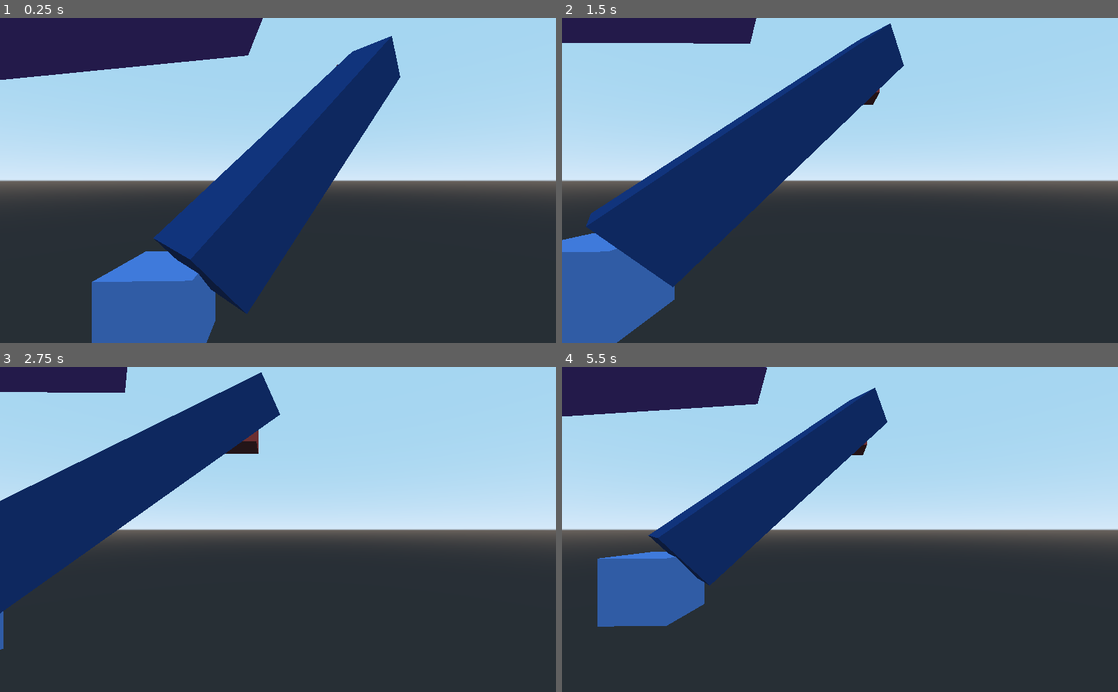
Above: before the commit, frames 1-4 (two rows, left to right).
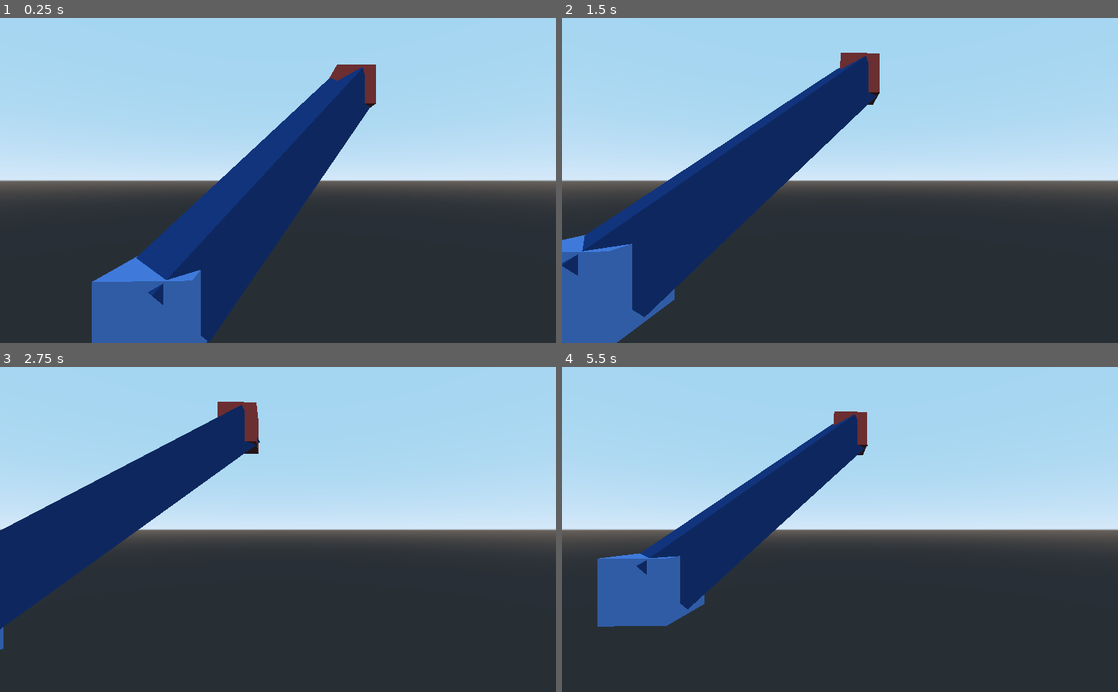
Above: after the commit, the same moments.

Repository: aarongerbrandt/CSC303_FinalProject
Game: Godot game, scene res://3DPointTest.tscn
Two runs of this game, one before a commit and one after it. Both use one fixed random seed, a clock stepped at 60 frames per second and the inputs below.
Inputs (mouse positions are in pixels of both pictures, inside the frame that each line leads up to):
- Up to frame 1 (0.25 s): no input
- Up to frame 2 (1.5 s): tap Enter at 0.5 s; move the mouse to (962, 164) at 0.52 s; hold D 0.53-1.25 s; tap Q at 0.6 s; click (962, 164) at 0.67 s; drag from (728, 196) to (812, 245) at 1.27 s
- Up to frame 3 (2.75 s): tap Space at 2 s; move the mouse to (333, 458) at 2.02 s; hold D from 2.03 s (still down); tap Shift at 2.1 s
- Up to frame 4 (5.5 s): release D at 2.75 s; drag from (812, 594) to (673, 480) at 2.77 s; tap Enter at 3.5 s; move the mouse to (1006, 578) at 3.52 s; hold A 3.53-4.25 s; tap Q at 3.6 s; drag from (673, 480) to (756, 448) at 4.27 s; tap Space at 5 s; move the mouse to (867, 529) at 5.02 s; hold S from 5.03 s (still down); tap Shift at 5.1 s; click (867, 529) at 5.17 s

The runs differ from the first frame. In frame 1, 12% of the frame differs, in the area x 0-72%, y 0-100%; in frame 2, 9.1%; in frame 3, 8.2%; in frame 4, 8.8%.

Commit message:
create example bridge scene

Diff:
--- a/3DPointTest.gd
+++ b/3DPointTest.gd
@@ -55,31 +55,32 @@
 	return (p1 + p2) / 2
 
 func drawBridge(p1: Vector3, p2: Vector3) -> void:
-	var meshInstance = MeshInstance.new()
-	var cubeMesh = CubeMesh.new()
-
-	var staticBody = StaticBody.new()
-	staticBody.add_child(meshInstance)
-	add_child(staticBody)
-
-	var distance = _get_distance(p1, p2)
-	var angle = _get_angle(p1, p2)
-	var vertical_angle = _get_vertical_angle(p1, p2)
-	var midpoint = _get_midpoint(p1, p2)
-
-	var bridgeMaterial = SpatialMaterial.new()
-	bridgeMaterial.albedo_color = bridge_color
-	cubeMesh.material = bridgeMaterial
-
-	cubeMesh.size = Vector3(distance, 2, 2)
-
-	meshInstance.mesh = cubeMesh
-	meshInstance.create_convex_collision(true, true)
-
-	print("angle: %.2f" % vertical_angle)
-	staticBody.global_translation = midpoint
-	print(distance)
-	print(midpoint)
-
-	staticBody.transform = staticBody.transform.rotated(Vector3.DOWN, angle)
-	staticBody.transform = staticBody.transform.rotated(Vector3.LEFT, vertical_angle)
+	$Bridge.build_bridge(p1, p2)
+#	var meshInstance = MeshInstance.new()
+#	var cubeMesh = CubeMesh.new()
+#
+#	var staticBody = StaticBody.new()
+#	staticBody.add_child(meshInstance)
+#	add_child(staticBody)
+#
+#	var distance = _get_distance(p1, p2)
+#	var angle = _get_angle(p1, p2)
+#	var vertical_angle = _get_vertical_angle(p1, p2)
+#	var midpoint = _get_midpoint(p1, p2)
+#
+#	var bridgeMaterial = SpatialMaterial.new()
+#	bridgeMaterial.albedo_color = bridge_color
+#	cubeMesh.material = bridgeMaterial
+#
+#	cubeMesh.size = Vector3(distance, 2, 2)
+#
+#	meshInstance.mesh = cubeMesh
+#	meshInstance.create_convex_collision(true, true)
+#
+#	print("angle: %.2f" % vertical_angle)
+#	staticBody.global_translation = midpoint
+#	print(distance)
+#	print(midpoint)
+#
+#	staticBody.transform = staticBody.transform.rotated(Vector3.DOWN, angle)
+#	staticBody.transform = staticBody.transform.rotated(Vector3.LEFT, vertical_angle)
--- a/3DPointTest.tscn
+++ b/3DPointTest.tscn
@@ -1,14 +1,8 @@
-[gd_scene load_steps=5 format=2]
+[gd_scene load_steps=4 format=2]
 
 [ext_resource path="res://Util/FreeLookCamera.tscn" type="PackedScene" id=1]
 [ext_resource path="res://3DPointTest.gd" type="Script" id=2]
-
-[sub_resource type="SpatialMaterial" id=2]
-albedo_color = Color( 0.0705882, 0.243137, 0.537255, 1 )
-
-[sub_resource type="CubeMesh" id=1]
-material = SubResource( 2 )
-size = Vector3( 12.728, 2, 2 )
+[ext_resource path="res://Branch.tscn" type="PackedScene" id=3]
 
 [node name="Spatial" type="Spatial"]
 script = ExtResource( 2 )
@@ -24,10 +18,4 @@
 [node name="Camera" parent="." instance=ExtResource( 1 )]
 transform = Transform( -0.0309746, 0, -0.99952, 0, 1, 0, 0.99952, 0, -0.0309746, -4.786, 3.04501, 3.6 )
 
-[node name="StaticBody" type="StaticBody" parent="."]
-
-[node name="CollisionShape" type="CollisionShape" parent="StaticBody"]
-
-[node name="MeshInstance" type="MeshInstance" parent="StaticBody"]
-transform = Transform( 0.514693, -0.455926, -0.726101, 0.647739, 0.761624, -0.0190843, 0.561716, -0.460501, 0.687323, 3.89201, 5, 5.5 )
-mesh = SubResource( 1 )
+[node name="Bridge" parent="." instance=ExtResource( 3 )]
--- /dev/null
+++ b/Branch.tscn
@@ -0,0 +1,20 @@
+[gd_scene load_steps=5 format=2]
+
+[ext_resource path="res://Bridge.gd" type="Script" id=1]
+
+[sub_resource type="BoxShape" id=3]
+
+[sub_resource type="SpatialMaterial" id=2]
+albedo_color = Color( 0.0705882, 0.243137, 0.537255, 1 )
+
+[sub_resource type="CubeMesh" id=1]
+material = SubResource( 2 )
+
+[node name="Bridge" type="StaticBody"]
+script = ExtResource( 1 )
+
+[node name="CollisionShape" type="CollisionShape" parent="."]
+shape = SubResource( 3 )
+
+[node name="MeshInstance" type="MeshInstance" parent="."]
+mesh = SubResource( 1 )
--- /dev/null
+++ b/Bridge.gd
@@ -0,0 +1,13 @@
+extends StaticBody
+
+export var start:Vector3 = Vector3(-1,0,0)
+export var end:Vector3 = Vector3(0,0,1)
+
+func _ready():
+	build_bridge(start, end)
+
+func build_bridge(p1:Vector3, p2:Vector3):
+	var midpoint = (p1 + p2) / 2
+	look_at_from_position(midpoint, p1, Vector3.UP)
+	var length = (p1 - p2).length()
+	set_scale(Vector3(1,1,length / 2))
